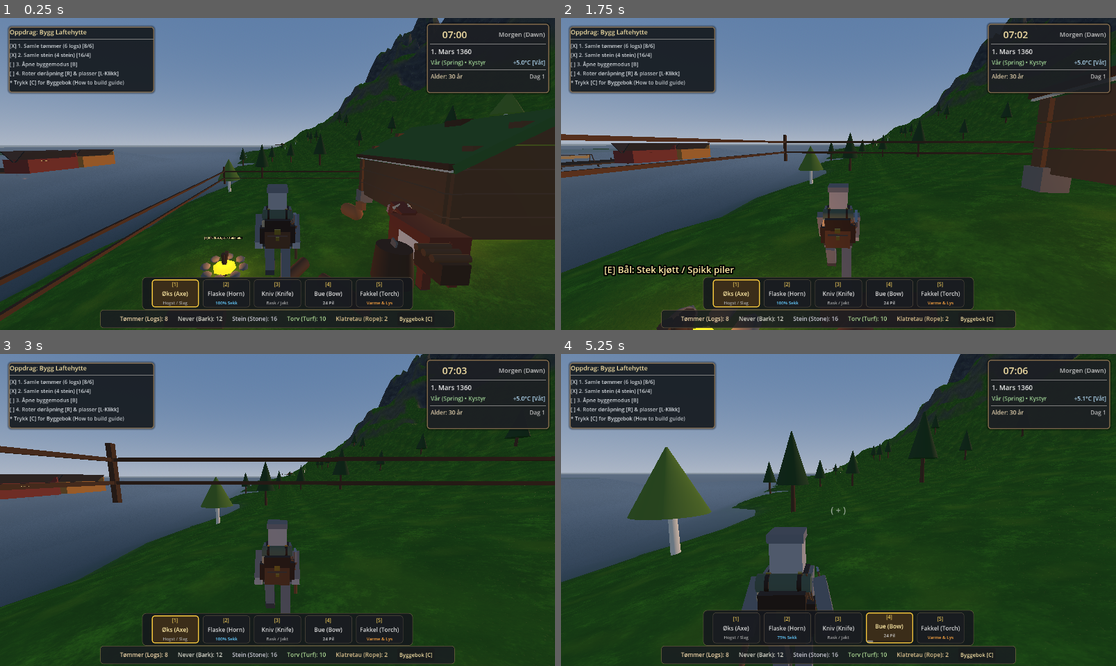
Above: before the commit, frames 1-4 (two rows, left to right).
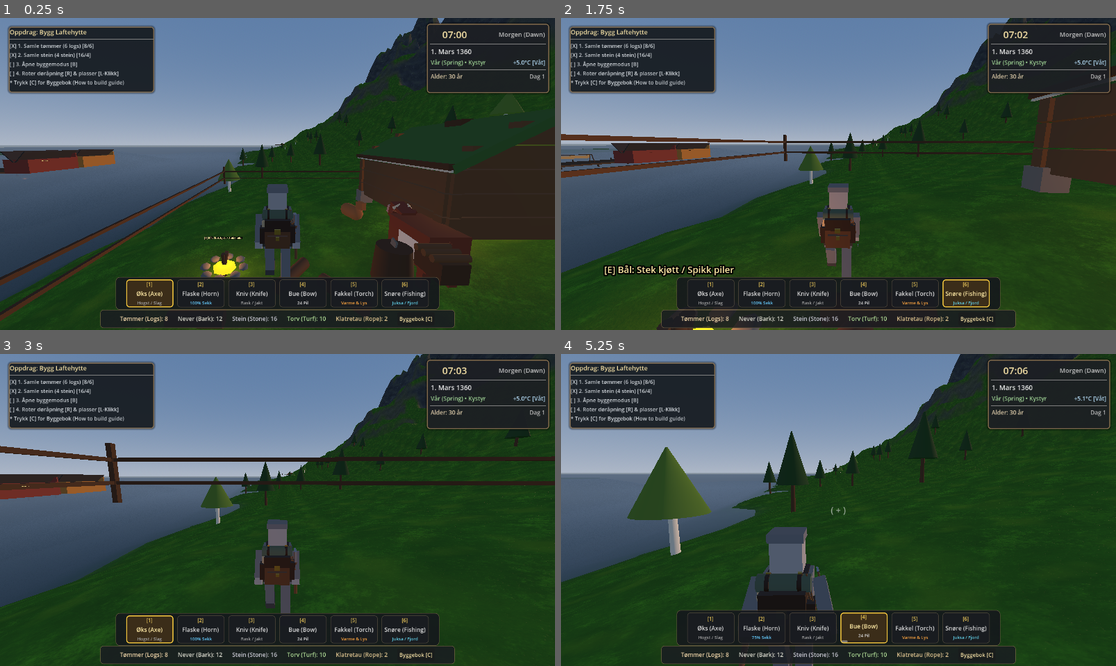
Above: after the commit, the same moments.

Repository: erlfas/medieval-bergen
Game: Godot game, scene res://scenes/main.tscn
Two runs of this game, one before a commit and one after it. Both use one fixed random seed, a clock stepped at 60 frames per second and the inputs below.
Inputs (mouse positions are in pixels of both pictures, inside the frame that each line leads up to):
- Up to frame 1 (0.25 s): no input
- Up to frame 2 (1.75 s): tap Enter at 0.5 s; move the mouse to (866, 174) at 0.52 s; hold H (eat_food) 0.53-1.28 s; hold W (move_forward) from 0.53 s (still down); click (866, 174) at 0.67 s; tap Space (jump) at 0.77, 1.07, 1.52 s; tap E (interact) at 0.8, 1.35 s; move the mouse to (810, 174) at 1.27 s; click (810, 174) at 1.42 s; tap 6 at 1.55 s
- Up to frame 3 (3 s): keep holding W (move_forward); tap Space (jump) at 1.82 s; move the mouse to (288, 503) at 2.02 s; tap 6 at 2.1 s; click (288, 503) at 2.17 s; tap 1 at 2.3, 2.85 s; move the mouse to (271, 516) at 2.77 s; click (271, 516) at 2.92 s
- Up to frame 4 (5.25 s): keep holding W (move_forward); tap Space (jump) at 3.02, 3.32, 3.77, 4.07, 4.52, 4.82 s; tap 2 at 3.05, 3.6 s; move the mouse to (877, 513) at 3.52 s; click (877, 513) at 3.67 s; tap 3 at 3.8, 4.35 s; move the mouse to (794, 506) at 4.27 s; click (794, 506) at 4.42 s; tap 4 at 4.55, 5.1 s; move the mouse to (844, 510) at 5.02 s; click (844, 510) at 5.17 s

The runs differ from the first frame. In frame 1, 2.4% of the frame differs, in the area x 7-80%, y 45-94%; in frame 2, 3.0%, in the area x 20-80%, y 42-94%; in frame 3, 2.4%; in frame 4, 2.8%.

Commit message:
feat: implement historic Vågen fjord fishing, cod jigging, and stockfish drying rack economy
- Introduce Slot 6 Handline & Cod Jig (Fiskesnøre / Juksa) to EquipmentManager and SettlerController
- Implement state machine for casting, waiting, bite alert, and reeling in fresh cod and herring
- Add procedural wooden fishing spool and trailing jig line model to BoxManModel with animated jigging bob
- Implement StockfishRackInteractable on Bryggen wharves for hanging fresh cod and harvesting cured stockfish
- Add fish roasting/smoking to CampfireInteractable (fresh cod and herring)
- Add stockfish export bartering at Hansa merchant counter for iron nails, salt casks, and rye bread
- Add Slot 6 UI panel to HUDHotbar with active bite notification and sync Web PCK byte sizes

Diff:
--- a/scenes/ui/hud_hotbar.tscn
+++ b/scenes/ui/hud_hotbar.tscn
@@ -49,9 +49,9 @@
 anchor_top = 1.0
 anchor_right = 0.5
 anchor_bottom = 1.0
-offset_left = -275.0
+offset_left = -330.0
 offset_top = -106.0
-offset_right = 275.0
+offset_right = 330.0
 offset_bottom = -46.0
 grow_horizontal = 2
 grow_vertical = 0
@@ -217,3 +217,33 @@
 theme_override_font_sizes/font_size = 9
 text = "Varme & Lys"
 horizontal_alignment = 1
+
+[node name="Slot6" type="PanelContainer" parent="PanelCenter/HBoxSlots"]
+custom_minimum_size = Vector2(98, 0)
+layout_mode = 2
+theme_override_styles/panel = SubResource("StyleBoxFlat_slot_init")
+
+[node name="VBox" type="VBoxContainer" parent="PanelCenter/HBoxSlots/Slot6"]
+layout_mode = 2
+alignment = 1
+
+[node name="LabelKey" type="Label" parent="PanelCenter/HBoxSlots/Slot6/VBox"]
+layout_mode = 2
+theme_override_colors/font_color = Color(0.92, 0.78, 0.35, 1)
+theme_override_font_sizes/font_size = 10
+text = "[6]"
+horizontal_alignment = 1
+
+[node name="LabelTitle" type="Label" parent="PanelCenter/HBoxSlots/Slot6/VBox"]
+layout_mode = 2
+theme_override_colors/font_color = Color(0.92, 0.92, 0.9, 1)
+theme_override_font_sizes/font_size = 12
+text = "Snøre (Fishing)"
+horizontal_alignment = 1
+
+[node name="LabelSub" type="Label" parent="PanelCenter/HBoxSlots/Slot6/VBox"]
+layout_mode = 2
+theme_override_colors/font_color = Color(0.4, 0.85, 0.95, 1)
+theme_override_font_sizes/font_size = 9
+text = "Juksa / Fjord"
+horizontal_alignment = 1
--- a/scripts/architecture/bryggen_wharf_generator.gd
+++ b/scripts/architecture/bryggen_wharf_generator.gd
@@ -195,8 +195,8 @@
 	return building
 
 ## Assembles an authentic Norwegian Stockfish Drying Rack (Fiskehjell)
-static func _assemble_fish_rack(length: float, mat_frame: Material, mat_fish: Material) -> Node3D:
-	var rack := Node3D.new()
+static func _assemble_fish_rack(length: float, mat_frame: Material, mat_fish: Material) -> StaticBody3D:
+	var rack := StockfishRackInteractable.new()
 	rack.name = "StockfishRack"
 
 	# Compound A-frame Timber Uprights & Ridge Pole
@@ -235,6 +235,15 @@
 	fish_bundle.position = Vector3(0, 1.85, 0)
 	fish_bundle.material_override = mat_fish
 	rack.add_child(fish_bundle)
+	rack.fish_bundle_mesh = fish_bundle
+
+	# Physical collision shape for settler interaction
+	var col := CollisionShape3D.new()
+	var col_box := BoxShape3D.new()
+	col_box.size = Vector3(1.6, 2.6, length + 0.4)
+	col.shape = col_box
+	col.position = Vector3(0, 1.3, 0)
+	rack.add_child(col)
 
 	return rack
 
--- a/scripts/economy/merchant_interactable.gd
+++ b/scripts/economy/merchant_interactable.gd
@@ -25,7 +25,7 @@
 	prompt_label.outline_size = 6
 	prompt_label.modulate = Color(1.0, 0.90, 0.55) # Hanseatic gold
 	prompt_label.outline_modulate = Color(0.08, 0.06, 0.04, 0.95)
-	prompt_label.text = "⚓ %s\n[E] Bytt handel (Barter: 2 Tømmer ➔ 6 Søm & 2 Tørrfisk)" % merchant_name
+	prompt_label.text = "⚓ %s\n[E] Handel (Tørrfisk / Tømmer / Pels ➔ Søm, Salt & Brød)" % merchant_name
 	prompt_label.position = Vector3(0, 2.2, 0)
 	add_child(prompt_label)
 
@@ -57,17 +57,39 @@
 	if inv == null:
 		return
 
-	# Priority 1: Trade 2 timber logs for 6 iron nails and 2 dried fish (tørrfisk)
+	# Priority 1: Historic Bergen Stockfish Trade (Hanseatic League's primary export)
+	# Trade 2 stockfish for continental iron nails, salt cask, and Baltic rye bread
+	if inv.get_count("stockfish") >= 2:
+		inv.consume_resources({"stockfish": 2})
+		inv.add_resource("iron_nails", 8)
+		inv.add_resource("salt_cask", 1)
+		inv.add_resource("rye_bread", 2)
+		_show_feedback("✓ Hansakontoret: Byttet 2 Tørrfisk mot 8 Jernsøm, Salt & Rugbrød!")
+		if stats:
+			stats.eat_food(20.0, true)
+		return
+
+	# Priority 2: Trade 2 fresh fjord cod for iron nails and rye bread
+	if inv.get_count("fresh_cod") >= 2:
+		inv.consume_resources({"fresh_cod": 2})
+		inv.add_resource("iron_nails", 5)
+		inv.add_resource("rye_bread", 1)
+		_show_feedback("✓ Handlet: Byttet 2 Fersk Torsk mot 5 Jernsøm & Rugbrød!")
+		if stats:
+			stats.eat_food(15.0, true)
+		return
+
+	# Priority 3: Trade 2 timber logs for 6 iron nails and 2 dried fish (tørrfisk)
 	if inv.get_count("timber_log") >= 2:
 		inv.consume_resources({"timber_log": 2})
 		inv.add_resource("iron_nails", 6)
-		inv.add_resource("dried_fish", 2)
+		inv.add_resource("stockfish", 2)
 		_show_feedback("✓ Handlet: Byttet 2 Tømmer mot 6 Jernsøm & 2 Tørrfisk!")
 		if stats:
 			stats.eat_food(15.0, true)
 		return
 
-	# Priority 2: Trade 1 hare fur or wool fleece for salt and rye bread
+	# Priority 4: Trade 1 hare fur or wool fleece for salt and rye bread
 	if inv.get_count("hare_fur") >= 1:
 		inv.consume_resources({"hare_fur": 1})
 		inv.add_resource("salt_cask", 1)
--- /dev/null
+++ b/scripts/environment/stockfish_rack_interactable.gd
@@ -0,0 +1,120 @@
+class_name StockfishRackInteractable
+extends StaticBody3D
+
+## Historical Norwegian Stockfish Drying Rack (Fiskehjell) - Bryggen 1360
+## Allows settler to hang freshly caught fjord cod (fersk torsk) to dry in the salt sea breeze,
+## producing preserved stockfish (tørrfisk) for long-term winter nourishment and Hanseatic trade.
+
+@export var hanging_cod: int = 4
+@export var dried_stockfish: int = 2
+@export var max_capacity: int = 12
+@export var drying_duration: float = 12.0 ## Seconds per fish to cure in coastal wind
+
+var drying_timer: float = 0.0
+var fish_bundle_mesh: MeshInstance3D
+var prompt_label: Label3D
+var feedback_label: Label3D
+var feedback_timer: float = 0.0
+
+func _ready() -> void:
+	add_to_group("interactable")
+	add_to_group("stockfish_rack")
+	_setup_labels()
+	_update_prompt()
+	_update_fish_mesh()
+
+func _setup_labels() -> void:
+	prompt_label = Label3D.new()
+	prompt_label.name = "PromptLabel"
+	prompt_label.billboard = BaseMaterial3D.BILLBOARD_ENABLED
+	prompt_label.no_depth_test = true
+	prompt_label.font_size = 20
+	prompt_label.outline_size = 5
+	prompt_label.modulate = Color(1.0, 0.92, 0.65)
+	prompt_label.position = Vector3(0, 2.7, 0)
+	add_child(prompt_label)
+
+	feedback_label = Label3D.new()
+	feedback_label.name = "FeedbackLabel"
+	feedback_label.billboard = BaseMaterial3D.BILLBOARD_ENABLED
+	feedback_label.no_depth_test = true
+	feedback_label.font_size = 20
+	feedback_label.outline_size = 5
+	feedback_label.modulate = Color(0.4, 1.0, 0.4)
+	feedback_label.position = Vector3(0, 3.0, 0)
+	feedback_label.visible = false
+	add_child(feedback_label)
+
+func _process(delta: float) -> void:
+	if feedback_timer > 0.0:
+		feedback_timer -= delta
+		if feedback_timer <= 0.0 and feedback_label:
+			feedback_label.visible = false
+
+	# Gradually cure hanging cod into stockfish
+	if hanging_cod > 0:
+		drying_timer += delta
+		if drying_timer >= drying_duration:
+			drying_timer = 0.0
+			hanging_cod -= 1
+			dried_stockfish += 1
+			_update_prompt()
+			_update_fish_mesh()
+
+func on_interact(actor: Node) -> void:
+	if actor == null:
+		return
+
+	var inv: InventoryManager = actor.get_node_or_null("InventoryManager")
+	if inv == null:
+		return
+
+	# Priority 1: Harvest cured stockfish
+	if dried_stockfish > 0:
+		var harvest_amount := dried_stockfish
+		dried_stockfish = 0
+		inv.add_resource("stockfish", harvest_amount)
+		_show_feedback("✓ Høstet %d tørket torsk (tørrfisk) fra hjellen!" % harvest_amount)
+		_update_prompt()
+		_update_fish_mesh()
+		return
+
+	# Priority 2: Hang freshly caught cod
+	var player_cod: int = inv.get_count("fresh_cod")
+	if player_cod > 0:
+		var space := max_capacity - (hanging_cod + dried_stockfish)
+		if space <= 0:
+			_show_feedback("Hjellen er full! Vent på at fisken tørker.")
+			return
+
+		var to_hang := mini(player_cod, space)
+		inv.consume_resources({"fresh_cod": to_hang})
+		hanging_cod += to_hang
+		_show_feedback("✓ Hengte %d fersk torsk til tørking i sjøbrisen." % to_hang)
+		_update_prompt()
+		_update_fish_mesh()
+		return
+
+	_show_feedback("Fiskehjell: Heng opp fersk torsk fra fjorden [6]!")
+
+func _update_prompt() -> void:
+	if prompt_label:
+		if dried_stockfish > 0:
+			prompt_label.text = "🐟 Fiskehjell (%d tørre, %d henger)\n[E] Høst %d tørrfisk" % [dried_stockfish, hanging_cod, dried_stockfish]
+		elif hanging_cod > 0:
+			prompt_label.text = "🐟 Fiskehjell (%d henger til tørk)\n[E] Heng opp mer fersk torsk" % hanging_cod
+		else:
+			prompt_label.text = "🐟 Fiskehjell (Tom)\n[E] Heng opp fersk torsk"
+
+func _update_fish_mesh() -> void:
+	if fish_bundle_mesh:
+		var total_fish := hanging_cod + dried_stockfish
+		fish_bundle_mesh.visible = (total_fish > 0)
+		var scale_factor := clampf(float(total_fish) / 6.0, 0.4, 1.1)
+		fish_bundle_mesh.scale = Vector3(scale_factor, scale_factor, 1.0)
+
+func _show_feedback(msg: String) -> void:
+	if feedback_label:
+		feedback_label.text = msg
+		feedback_label.visible = true
+		feedback_timer = 3.5
--- a/scripts/inventory/inventory_manager.gd
+++ b/scripts/inventory/inventory_manager.gd
@@ -19,7 +19,10 @@
 	"firewood": 10,
 	"stone": 16,
 	"turf": 10,
-	"climbing_rope": 2
+	"climbing_rope": 2,
+	"fresh_cod": 0,
+	"fresh_herring": 0,
+	"stockfish": 2
 }
 
 func add_resource(resource_id: String, amount: int) -> bool:
--- a/scripts/player/box_man_model.gd
+++ b/scripts/player/box_man_model.gd
@@ -21,7 +21,8 @@
 	WATER_BOTTLE = 2,
 	KNIFE = 3,
 	BOW = 4,
-	TORCH = 5
+	TORCH = 5,
+	FISHING_LINE = 6
 }
 
 @export var tunic_color: Color = Color(0.46, 0.48, 0.52) # Slate grey wool
@@ -51,6 +52,7 @@
 var bow_mesh: Node3D
 var arrow_hand_mesh: Node3D
 var carried_log_node: Node3D
+var fishing_spool_mesh: Node3D
 
 # State
 var walk_cycle: float = 0.0
@@ -287,6 +289,9 @@
 
 	# Arrow in Right Hand (held ready when Bow Slot 4 is active)
 	_build_held_arrow(mat_wood, mat_iron)
+
+	# Handline & Cod Jig Spool in Right Hand (Slot 6)
+	_build_fishing_spool(mat_wood, mat_iron, mat_dark_leather)
 
 	# =========================================================================
 	# 5. Left Leg (Hip pivot at -0.13, 0.72, 0)
@@ -749,6 +754,51 @@
 	torch_flame.material_override = mat_flame
 	torch_mesh.add_child(torch_flame)
 
+func _build_fishing_spool(mat_wood: Material, mat_iron: Material, mat_line: Material) -> void:
+	fishing_spool_mesh = Node3D.new()
+	fishing_spool_mesh.name = "FishingSpool"
+	fishing_spool_mesh.position = Vector3(0, -0.46, -0.06)
+	fishing_spool_mesh.rotation_degrees = Vector3(15, 0, 10)
+	fishing_spool_mesh.visible = false
+	right_arm_pivot.add_child(fishing_spool_mesh)
+
+	# 1. Wooden handline winder frame (H-shaped juksehjul)
+	var spool_frame := MeshInstance3D.new()
+	var box_frame := BoxMesh.new()
+	box_frame.size = Vector3(0.04, 0.22, 0.12)
+	spool_frame.mesh = box_frame
+	spool_frame.material_override = mat_wood
+	fishing_spool_mesh.add_child(spool_frame)
+
+	# 2. Wound hemp / linen fishing line coil
+	var line_coil := MeshInstance3D.new()
+	var box_line := BoxMesh.new()
+	box_line.size = Vector3(0.045, 0.14, 0.09)
+	line_coil.mesh = box_line
+	line_coil.material_override = mat_line
+	fishing_spool_mesh.add_child(line_coil)
+
+	# 3. Trailing line cord with small iron jig sinker (dreg / juksa)
+	var trailing_line := MeshInstance3D.new()
+	var cyl_tl := CylinderMesh.new()
+	cyl_tl.top_radius = 0.003
+	cyl_tl.bottom_radius = 0.003
+	cyl_tl.height = 0.35
+	trailing_line.mesh = cyl_tl
+	trailing_line.position = Vector3(0, -0.22, 0)
+	trailing_line.material_override = mat_line
+	fishing_spool_mesh.add_child(trailing_line)
+
+	var jig_sinker := MeshInstance3D.new()
+	var cyl_jig := CylinderMesh.new()
+	cyl_jig.top_radius = 0.012
+	cyl_jig.bottom_radius = 0.004
+	cyl_jig.height = 0.08
+	jig_sinker.mesh = cyl_jig
+	jig_sinker.position = Vector3(0, -0.40, 0)
+	jig_sinker.material_override = mat_iron
+	fishing_spool_mesh.add_child(jig_sinker)
+
 ## Changes active equipped item and updates 3D mesh visibility
 func set_equipped_item(item_slot: int) -> void:
 	equipped_item = item_slot
@@ -762,6 +812,7 @@
 		if bow_mesh: bow_mesh.visible = false
 		if arrow_hand_mesh: arrow_hand_mesh.visible = false
 		if torch_mesh: torch_mesh.visible = false
+		if fishing_spool_mesh: fishing_spool_mesh.visible = false
 		return
 
 	if axe_mesh:
@@ -776,6 +827,8 @@
 		arrow_hand_mesh.visible = (equipped_item == EquippedItem.BOW and is_aiming_bow)
 	if torch_mesh:
 		torch_mesh.visible = (equipped_item == EquippedItem.TORCH or has_torch)
+	if fishing_spool_mesh:
+		fishing_spool_mesh.visible = (equipped_item == EquippedItem.FISHING_LINE)
 
 ## Updates procedural animation every physics frame
 func update_animation(delta: float, horizontal_velocity: Vector3, is_grounded: bool, holding_torch: bool, is_swimming: bool = false, is_climbing: bool = false, is_on_rope: bool = false) -> void:
@@ -1057,6 +1110,12 @@
 		right_arm_pivot.rotation.x = -deg_to_rad(65) + chop * deg_to_rad(95)
 		right_arm_pivot.rotation.y = 0.0
 		right_arm_pivot.rotation.z = 0.0
+	elif equipped_item == EquippedItem.FISHING_LINE:
+		# Handline jigging posture: hold arm forward with rhythmic gentle bobbing
+		var jig_bob := sin(Time.get_ticks_msec() * 0.005) * deg_to_rad(6.0)
+		right_arm_pivot.rotation.x = lerp_angle(right_arm_pivot.rotation.x, deg_to_rad(-45) + jig_bob, delta * 8.0)
+		right_arm_pivot.rotation.y = lerp_angle(right_arm_pivot.rotation.y, deg_to_rad(-12), delta * 8.0)
+		right_arm_pivot.rotation.z = lerp_angle(right_arm_pivot.rotation.z, deg_to_rad(10), delta * 8.0)
 	else:
 		right_arm_pivot.rotation.y = lerp_angle(right_arm_pivot.rotation.y, 0.0, delta * 8.0)
 		right_arm_pivot.rotation.z = lerp_angle(right_arm_pivot.rotation.z, 0.0, delta * 8.0)
@@ -1092,6 +1151,12 @@
 		is_drinking = true
 		drink_timer = 0.0
 
+## Triggers fish catch reel-in animation (Slot 6)
+func trigger_fish_catch() -> void:
+	if not is_carrying_log:
+		is_knife_slashing = true
+		knife_timer = 0.0
+
 ## Updates bow aiming and draw strength (Slot 4)
 func set_bow_aim(aiming: bool, draw_progress: float = 0.0) -> void:
 	is_aiming_bow = aiming
--- a/scripts/player/equipment_manager.gd
+++ b/scripts/player/equipment_manager.gd
@@ -14,6 +14,7 @@
 signal water_reservoir_updated(current: float, maximum: float)
 signal arrow_count_updated(current: int)
 signal bow_aim_state_changed(is_aiming: bool, draw_progress: float)
+signal fishing_state_changed(state: int, message: String)
 signal item_action_triggered(slot: int, action_name: String)
 
 enum Slot {
@@ -22,7 +23,14 @@
 	WATER_BOTTLE = 2,
 	KNIFE = 3,
 	BOW = 4,
-	TORCH = 5
+	TORCH = 5,
+	FISHING_LINE = 6
+}
+
+enum FishingState {
+	IDLE = 0,
+	WAITING_FOR_BITE = 1,
+	HOOKED = 2
 }
 
 const SLOT_NAMES := {
@@ -30,7 +38,8 @@
 	Slot.WATER_BOTTLE: "Drinking Horn / Flask",
 	Slot.KNIFE: "Hunting Knife",
 	Slot.BOW: "Recurve Bow & Arrow",
-	Slot.TORCH: "Pine-tar Torch"
+	Slot.TORCH: "Pine-tar Torch",
+	Slot.FISHING_LINE: "Handline & Cod Jig (Fiskesnøre)"
 }
 
 @export var current_slot: int = Slot.AXE
@@ -43,6 +52,11 @@
 var attack_cooldown: float = 0.0
 var is_aiming_bow: bool = false
 var bow_draw_time: float = 0.0
+
+# Fishing state
+var fishing_state: int = FishingState.IDLE
+var fishing_wait_timer: float = 0.0
+var fishing_hooked_timer: float = 0.0
 var max_bow_draw_time: float = 0.70 # Time in seconds to reach full bow tension
 
 # Node references
@@ -83,12 +97,26 @@
 		if box_man_model:
 			box_man_model.set_bow_aim(true, progress)
 
-## Selects an equipment slot by number (1 to 5)
+	# Update fishing jigging state timers
+	if current_slot == Slot.FISHING_LINE and fishing_state != FishingState.IDLE:
+		if fishing_state == FishingState.WAITING_FOR_BITE:
+			fishing_wait_timer -= delta
+			if fishing_wait_timer <= 0.0:
+				fishing_state = FishingState.HOOKED
+				fishing_hooked_timer = 2.2
+				fishing_state_changed.emit(FishingState.HOOKED, "NAPP! (BITE!) Trykk venstreklikk for å håve inn!")
+		elif fishing_state == FishingState.HOOKED:
+			fishing_hooked_timer -= delta
+			if fishing_hooked_timer <= 0.0:
+				fishing_state = FishingState.IDLE
+				fishing_state_changed.emit(FishingState.IDLE, "Fisken glapp unna!")
+
+## Selects an equipment slot by number (1 to 6)
 func select_slot(slot_idx: int, force: bool = false) -> void:
 	if box_man_model == null or settler == null:
 		_bind_settler_references()
 
-	if slot_idx < Slot.AXE or slot_idx > Slot.TORCH:
+	if slot_idx < Slot.AXE or slot_idx > Slot.FISHING_LINE:
 		return
 	if current_slot == slot_idx and not force:
 		return
@@ -96,6 +124,10 @@
 	# If currently drawing bow, cancel draw cleanly before switching
 	if is_aiming_bow:
 		cancel_bow_aim()
+
+	# If currently fishing, cancel fishing state cleanly
+	if fishing_state != FishingState.IDLE:
+		cancel_fishing()
 
 	var old_slot := current_slot
 	current_slot = slot_idx
@@ -114,12 +146,18 @@
 
 	slot_changed.emit(current_slot, old_slot)
 
+func cancel_fishing() -> void:
+	fishing_state = FishingState.IDLE
+	fishing_wait_timer = 0.0
+	fishing_hooked_timer = 0.0
+	fishing_state_changed.emit(FishingState.IDLE, "")
+
 func cycle_slot(direction: int) -> void:
 	var new_slot := current_slot + direction
-	if new_slot > Slot.TORCH:
+	if new_slot > Slot.FISHING_LINE:
 		new_slot = Slot.AXE
 	elif new_slot < Slot.AXE:
-		new_slot = Slot.TORCH
+		new_slot = Slot.FISHING_LINE
 	select_slot(new_slot)
 
 ## Executes primary use of equipped item (Left Click)
@@ -139,6 +177,8 @@
 			pass
 		Slot.TORCH:
 			_use_torch(raycast)
+		Slot.FISHING_LINE:
+			_use_fishing_line(raycast)
 
 ## Slot 1: Woodcutter's Axe: Heavy melee swing (28 dmg), chops trees, costs 12 stamina
 func _use_axe(raycast: RayCast3D) -> void:
@@ -313,3 +353,64 @@
 		var target := raycast.get_collider()
 		if target and target.has_method("take_damage"):
 			target.take_damage(14.0, settler)
+
+## Slot 6: Handline & Cod Jig (Fiskesnøre & Juksa)
+func _use_fishing_line(raycast: RayCast3D) -> void:
+	if not settler:
+		return
+
+	# Case 1: Currently hooked - successful catch!
+	if fishing_state == FishingState.HOOKED:
+		attack_cooldown = 0.50
+		fishing_state = FishingState.IDLE
+		fishing_hooked_timer = 0.0
+
+		var caught_fish := "fresh_cod" if randf() < 0.70 else "fresh_herring"
+		var fish_name := "torsk" if caught_fish == "fresh_cod" else "sild"
+
+		if inventory:
+			inventory.add_resource(caught_fish, 1)
+
+		if survival_stats:
+			survival_stats.consume_stamina(6.0)
+
+		if box_man_model and box_man_model.has_method("trigger_fish_catch"):
+			box_man_model.trigger_fish_catch()
+
+		item_action_triggered.emit(Slot.FISHING_LINE, "catch")
+		fishing_state_changed.emit(FishingState.IDLE, "✓ Du dro i land en sprellende %s!" % fish_name)
+		return
+
+	# Case 2: Waiting for bite, but clicked too early
+	if fishing_state == FishingState.WAITING_FOR_BITE:
+		attack_cooldown = 0.35
+		fishing_state = FishingState.IDLE
+		fishing_wait_timer = 0.0
+		item_action_triggered.emit(Slot.FISHING_LINE, "reel_early")
+		fishing_state_changed.emit(FishingState.IDLE, "Dro inn for tidlig! Fisken ble skremt.")
+		return
+
+	# Case 3: IDLE - Cast line if near water
+	var is_swimming: bool = settler.get("is_swimming") if "is_swimming" in settler else false
+	var near_water := is_swimming or settler.global_position.y <= 4.0
+
+	# Also check raycast pointing downwards or forward at water level
+	if not near_water and raycast and raycast.is_colliding():
+		var col_pt := raycast.get_collision_point()
+		if col_pt.y <= 1.5:
+			near_water = true
+
+	if not near_water:
+		fishing_state_changed.emit(FishingState.IDLE, "Gå ned til fjorden eller bryggen for å kaste snøret!")
+		return
+
+	# Start fishing
+	attack_cooldown = 0.40
+	fishing_state = FishingState.WAITING_FOR_BITE
+	fishing_wait_timer = randf_range(2.2, 4.8)
+
+	if survival_stats:
+		survival_stats.consume_stamina(3.0)
+
+	item_action_triggered.emit(Slot.FISHING_LINE, "cast")
+	fishing_state_changed.emit(FishingState.WAITING_FOR_BITE, "Kaster snøret... Jukser etter torsk i Byfjorden.")
--- a/scripts/player/settler_controller.gd
+++ b/scripts/player/settler_controller.gd
@@ -213,6 +213,8 @@
 			if equipment: equipment.select_slot(4)
 		elif event.physical_keycode == KEY_5:
 			if equipment: equipment.select_slot(5)
+		elif event.physical_keycode == KEY_6:
+			if equipment: equipment.select_slot(6)
 
 	# Interaction Key (E) - pick up or drop log, or interact with objects
 	if event.is_action_pressed("interact"):
--- a/scripts/survival/campfire_interactable.gd
+++ b/scripts/survival/campfire_interactable.gd
@@ -164,6 +164,18 @@
 			inv.add_resource("roasted_mutton", mutton)
 			actions_taken.append("Stekte %d sauekjøtt" % mutton)
 
+		var cod := inv.get_count("fresh_cod")
+		if cod > 0:
+			inv.consume_resources({"fresh_cod": cod})
+			inv.add_resource("cooked_fish", cod)
+			actions_taken.append("Grillet %d fersk torsk" % cod)
+
+		var herring := inv.get_count("fresh_herring")
+		if herring > 0:
+			inv.consume_resources({"fresh_herring": herring})
+			inv.add_resource("cooked_fish", herring)
+			actions_taken.append("Røkte %d fersk sild" % herring)
+
 		# 2. Whittle arrows if holding timber
 		var timber := inv.get_count("timber_log")
 		if timber > 0 and equip:
--- a/scripts/ui/hud_hotbar.gd
+++ b/scripts/ui/hud_hotbar.gd
@@ -18,11 +18,13 @@
 	$PanelCenter/HBoxSlots/Slot2,
 	$PanelCenter/HBoxSlots/Slot3,
 	$PanelCenter/HBoxSlots/Slot4,
-	$PanelCenter/HBoxSlots/Slot5
+	$PanelCenter/HBoxSlots/Slot5,
+	$PanelCenter/HBoxSlots/Slot6
 ]
 
 @onready var label_water: Label = $PanelCenter/HBoxSlots/Slot2/VBox/LabelSub
 @onready var label_arrows: Label = $PanelCenter/HBoxSlots/Slot4/VBox/LabelSub
+@onready var label_fishing: Label = $PanelCenter/HBoxSlots/Slot6/VBox/LabelSub
 @onready var bow_charge_bar: ProgressBar = $PanelCenter/HBoxSlots/Slot4/VBox/BowChargeBar
 
 var active_style: StyleBoxFlat
@@ -99,6 +101,7 @@
 		equipment_manager.water_reservoir_updated.connect(_on_water_updated)
 		equipment_manager.arrow_count_updated.connect(_on_arrows_updated)
 		equipment_manager.bow_aim_state_changed.connect(_on_bow_aim_changed)
+		equipment_manager.fishing_state_changed.connect(_on_fishing_state_changed)
 		_highlight_slot(equipment_manager.current_slot)
 		_on_water_updated(equipment_manager.water_reservoir, equipment_manager.max_water_reservoir)
 		_on_arrows_updated(equipment_manager.arrow_count)
@@ -157,3 +160,24 @@
 			else:
 				reticle_label.text = "( + )"
 				reticle_label.add_theme_color_override("font_color", Color(0.9, 0.9, 0.9, 0.65))
+
+func _on_fishing_state_changed(state: int, message: String) -> void:
+	if label_fishing:
+		match state:
+			1: # WAITING_FOR_BITE
+				label_fishing.text = "Jukser..."
+				label_fishing.add_theme_color_override("font_color", Color(0.3, 0.9, 0.95))
+			2: # HOOKED
+				label_fishing.text = "NAPP! [KLIKK]"
+				label_fishing.add_theme_color_override("font_color", Color(1.0, 0.88, 0.2))
+			_: # IDLE
+				label_fishing.text = "Juksa / Fjord"
+				label_fishing.add_theme_color_override("font_color", Color(0.4, 0.85, 0.95))
+
+	if reticle_label and equipment_manager and equipment_manager.current_slot == EquipmentManager.Slot.FISHING_LINE:
+		if state == 2: # HOOKED
+			reticle_label.visible = true
+			reticle_label.text = "[ NAPP! KLIKK! ]"
+			reticle_label.add_theme_color_override("font_color", Color(1.0, 0.85, 0.1, 1.0))
+		elif not equipment_manager.is_aiming_bow:
+			reticle_label.visible = false
Not shown, changed: web/public/index.pck
